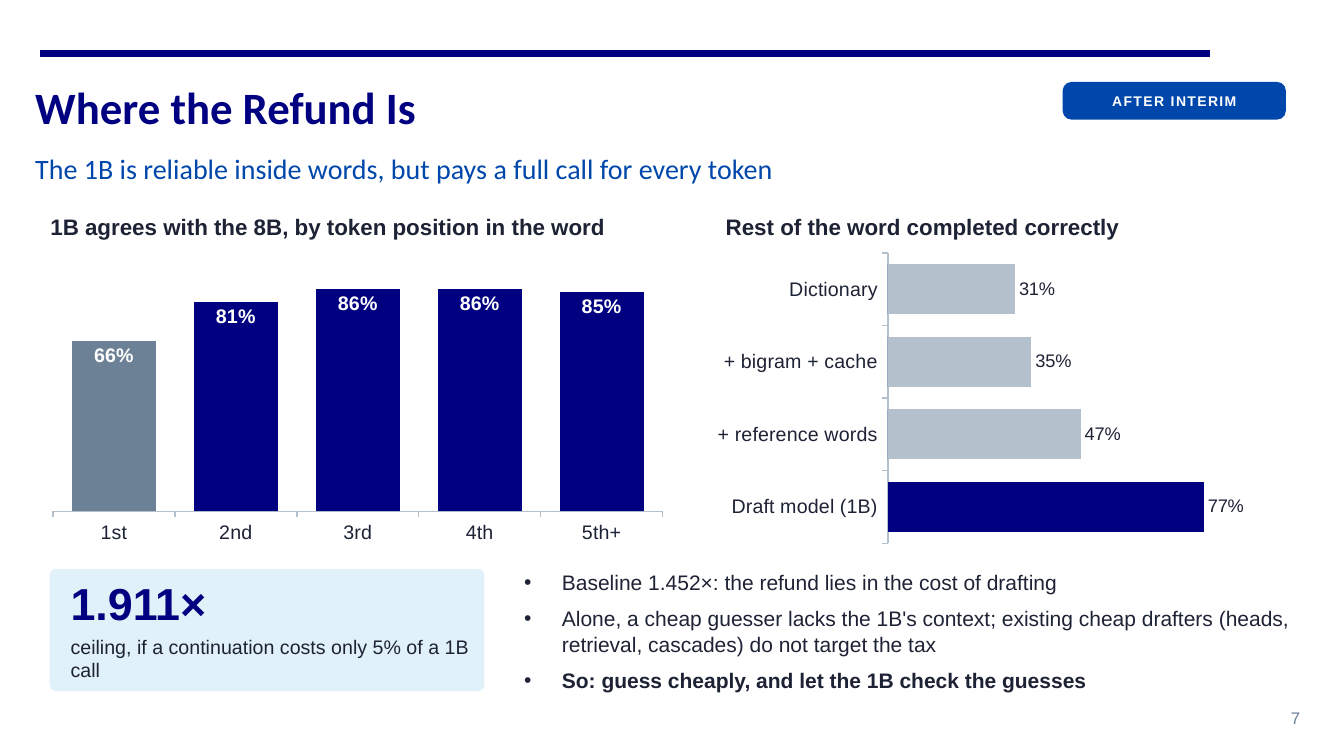
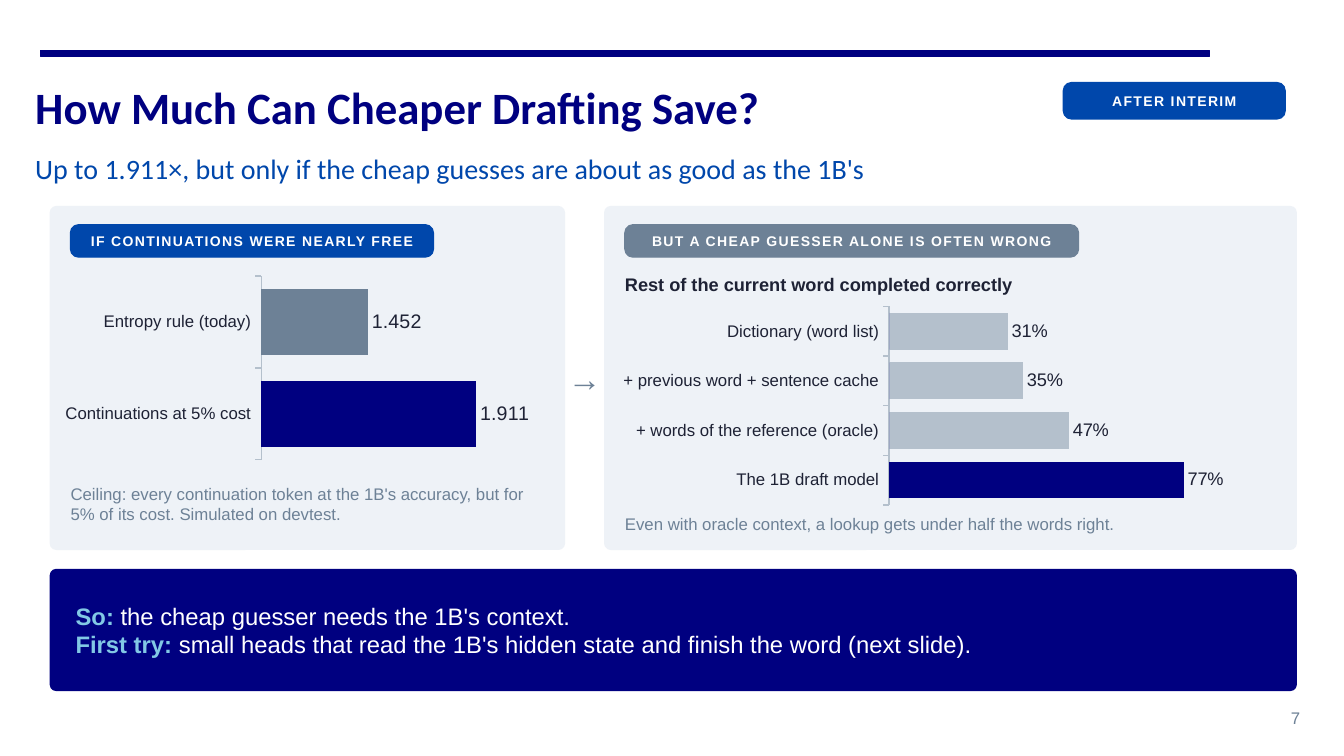
Before and after one commit to https-kanika/Linguistically-guided-MTP, a slide deck: slide 7 of docs/presentation/CS769_final_presentation.pptx. Drawn at 1344x756 pixels with LibreOffice and Linux fonts; fonts in the diff are those of the drawing. Boxes give left, top, right and bottom in pixels: in the first picture for what was removed or moved away, otherwise in the second. Text is boxed around its words. In the diff, an @@ line names an element or a change of style, - is before the commit and + after.

Commit message:
Presentation: slide 7 answers slide 6's question and leads into slide 8

```diff
--- a/docs/presentation/CS769_final_presentation.pptx
+++ b/docs/presentation/CS769_final_presentation.pptx
@@ text at (35, 92, 759, 132): text changed @@
-Where the Refund Is
+How Much Can Cheaper Drafting Save?
@@ text at (35, 159, 864, 184): text changed @@
-The 1B is reliable inside words, but pays a full call for every token
+Up to 1.911×, but only if the cheap guesses are about as good as the 1B's
@@ rounded rectangle added at (50, 207, 565, 549), fill #EEF2F7, outline #EEF2F7 1 pt @@
@@ rounded rectangle added at (605, 207, 1297, 549), fill #EEF2F7, outline #EEF2F7 1 pt @@
@@ text removed at (50, 218, 604, 240) @@
-1B agrees with the 8B, by token position in the word
@@ rounded rectangle added at (71, 225, 434, 257), fill #0047AB, outline #0047AB 1 pt @@
@@ text added at (91, 236, 412, 246), 10 pt, text #FFFFFF, bold @@
+IF CONTINUATIONS WERE NEARLY FREE
@@ text "BUT A CHEAP GUESSER ALONE ..." at (652, 236, 1052, 246): vertical alignment top to middle @@
@@ rounded rectangle added at (625, 225, 1079, 257), fill #6D8196, outline #6D8196 1 pt @@
@@ text at (652, 236, 1052, 246): text changed; size 15 to 10 pt; text colour #1E2235 to #FFFFFF; bold on @@
-• Baseline 1.452×: the refund lies in the cost of drafting
-• Alone, a cheap guesser lacks the 1B's context; existing cheap drafters (heads, retrieval, cascades) do not target the tax
-• So: guess cheaply, and let the 1B check the guesses
+BUT A CHEAP GUESSER ALONE IS OFTEN WRONG
@@ column stacked chart at (55, 272, 555, 464) @@
@@ column stacked chart to bar chart @@
-categories: 1st, 2nd, 3rd, 4th, 5th+
+categories: Entropy rule (today), Continuations at 5% cost
-Series 1: 0.66, 0, 0, 0, 0
+Series 1: 1.452, 0
@@ data labels of Series 1 changed @@
-Series 2: 0, 0.81, 0.86, 0.86, 0.85
+Series 2: 0, 1.911
@@ data labels of Series 2 changed @@
@@ category axis changed @@
@@ value axis changed @@
@@ bar spacing changed @@
@@ bar chart: place and size @@
-bar chart at (40, 247, 676, 549)
+bar chart at (55, 272, 555, 464)
@@ text at (625, 277, 1013, 295): text changed; size 16 to 13 pt @@
-Rest of the word completed correctly
+Rest of the current word completed correctly
@@ bar chart at (610, 302, 1286, 509) @@
-categories: Dictionary, + bigram + cache, + reference words, Draft model (1B)
+categories: Dictionary (word list), + previous word + sentence cache, + words of the reference (oracle), The 1B draft model
@@ category axis changed @@
@@ bar spacing changed @@
@@ bar chart: place and size @@
-bar chart at (706, 247, 1311, 549)
+bar chart at (610, 302, 1286, 509)
@@ text added at (567, 353, 603, 403), 24 pt, text #6D8196, bold @@
+→
@@ text added at (71, 488, 524, 520), 12 pt, text #6D8196 @@
+Ceiling: every continuation token at the 1B's accuracy, but for 5% of its cost. Simulated on devtest.
@@ text added at (625, 518, 1114, 534), 12 pt, text #6D8196 @@
+Even with oracle context, a lookup gets under half the words right.
@@ rounded rectangle removed at (50, 570, 484, 691) @@
@@ rounded rectangle added at (50, 570, 1297, 691), fill #000080, outline #000080 1 pt @@
@@ text removed at (71, 588, 207, 621) @@
-1.911×
@@ text added at (76, 607, 972, 658), 17 pt, text #FFFFFF @@
+So: the cheap guesser needs the 1B's context.
+First try: small heads that read the 1B's hidden state and finish the word (next slide).
@@ text removed at (71, 639, 469, 677) @@
-ceiling, if a continuation costs only 5% of a 1B call
```
Also in this commit, not shown: 2 other slides changed, 1 other file.
